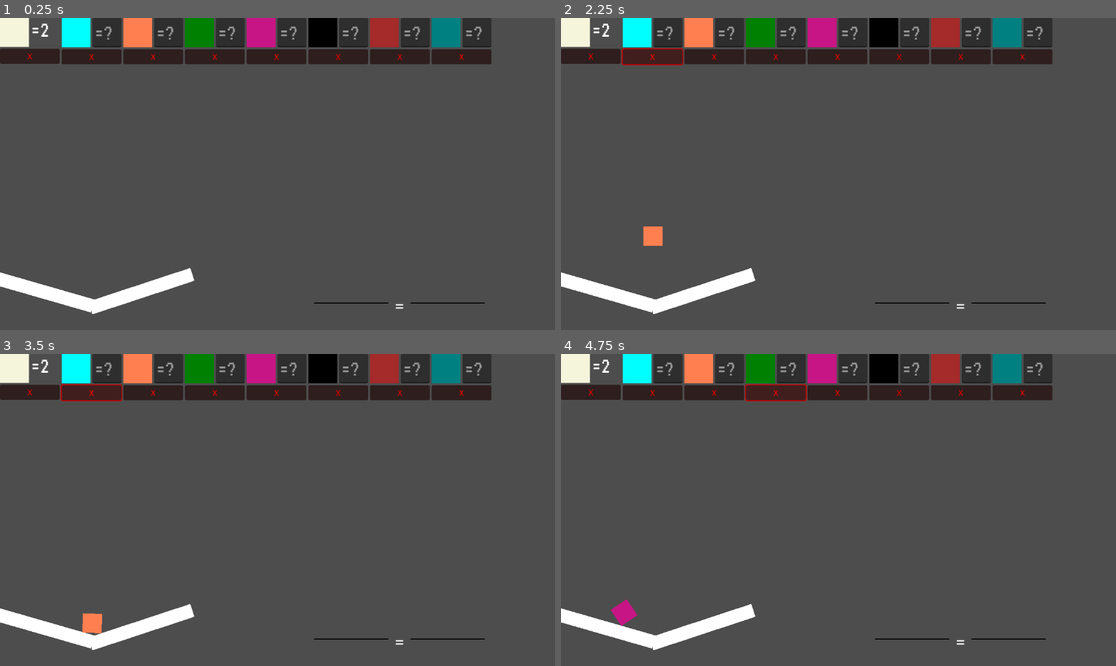
Above: before the commit, frames 1-4 (two rows, left to right).
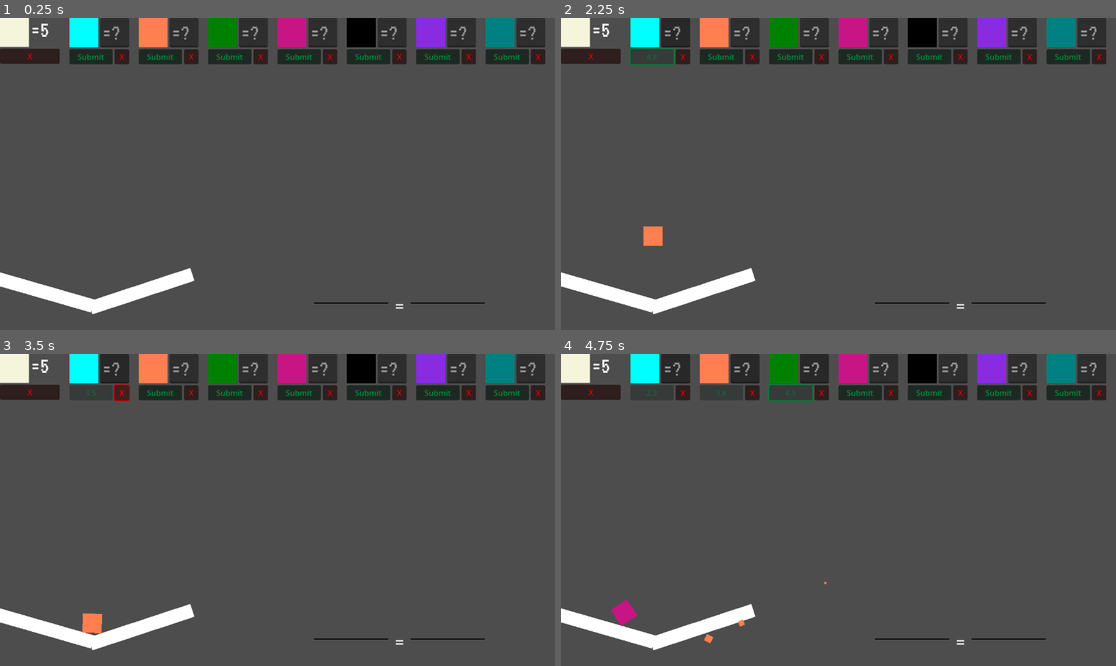
Above: after the commit, the same moments.

Repository: bjornarprytz/scale
Game: Godot game, scene res://main.tscn
Two runs of this game, one before a commit and one after it. Both use one fixed random seed, a clock stepped at 60 frames per second and the inputs below.
Inputs (mouse positions are in pixels of both pictures, inside the frame that each line leads up to):
- Up to frame 1 (0.25 s): no input
- Up to frame 2 (2.25 s): click (666, 33) at 0.52 s; type "Alex" at 0.6 s; click "X" at 1.25 s; click (649, 55) at 2 s, where only the run after the commit has a clickable "Submit"
- Up to frame 3 (3.5 s): click "X" at 2.75 s
- Up to frame 4 (4.75 s): click (721, 391) at 3.5 s, where only the run after the commit has a clickable "Submit"; click (788, 391) at 4.25 s, where only the run after the commit has a clickable "Submit"

The runs differ from the first frame. In frame 1, 8.1% of the frame differs, in the area x 7-99%, y 0-15%; in frame 2, 8.5%; in frame 3, 8.5%; in frame 4, 9.2%, in the area x 7-99%, y 0-93%.

Commit message:
Some improvements

Diff:
--- a/src/autoload/autoload.gd
+++ b/src/autoload/autoload.gd
@@ -11,7 +11,7 @@
 	Color.WEB_GREEN,
 	Color.MEDIUM_VIOLET_RED,
 	Color.BLACK,
-	Color.BROWN,
+	Color.BLUE_VIOLET,
 	Color.TEAL,
 	Color.BEIGE
 ]
@@ -26,9 +26,12 @@
 		while (chosen_weights.find(w) != -1):
 			w = randi_range(1, 12)
 
+		chosen_weights.push_back(w)
+
 		var kind = ElementCube.Kind.new()
 		kind.color = c
 		kind.weight = w
+		kind.stability = randi_range(15, 30)
 
 		kinds.push_back(kind)
 
--- a/src/main.tscn
+++ b/src/main.tscn
@@ -34,7 +34,6 @@
 [node name="CollisionShape2D" type="CollisionShape2D" parent="Bowl/Left"]
 position = Vector2(272.008, 570.35)
 rotation = -0.313195
-scale = Vector2(1, 1)
 shape = SubResource("RectangleShape2D_3odtk")
 
 [node name="ColorRect" type="ColorRect" parent="Bowl"]
@@ -71,4 +70,5 @@
 anchor_bottom = 1.0
 grow_horizontal = 2
 grow_vertical = 2
+theme_override_constants/h_separation = 20
 columns = 8
--- a/src/things/answer.gd
+++ b/src/things/answer.gd
@@ -1,15 +1,39 @@
 extends VBoxContainer
 
 
-var my_kind
+var my_kind : ElementCube.Kind
+
 @onready var text_edit : TextEdit = $H/TextEdit
+@onready var submit : Button = $H2/Submit
+@onready var clear : Button = $H2/Clear
 
 func _ready() -> void:
-	$Button.button_down.connect(_click)
+	clear.button_down.connect(_clear)
+	submit.button_down.connect(_submit)
 	text_edit.text_changed.connect(_guard_text)
 
-func _click():
+func _clear():
 	Autoload.purge.emit(my_kind)
+
+func _submit():
+	text_edit.editable = false
+	submit.disabled = true
+
+	if (my_kind.weight == int(text_edit.text)):
+		submit.text = "Solved!"
+	else:
+		Autoload.purge.emit(my_kind)
+
+		var tween = create_tween()
+		tween.tween_method(_set_submit_text_countdown, 5.0, 0.0, 5.0)
+		await tween.finished
+
+		text_edit.editable = true
+		submit.disabled = false
+		submit.text = "Submit"
+
+func _set_submit_text_countdown(t: float):
+	submit.text = "%0.1f" % t
 
 func _guard_text():
 	var final_text = ""
@@ -28,12 +52,6 @@
 	text_edit.text = final_text
 	text_edit.set_caret_column(final_text.length())
 
-	if (my_kind.weight == int(final_text)):
-		$Button.modulate = Color.GREEN
-		$Button.text = ":)"
-		$Button.button_down.disconnect(_click)
-		text_edit.editable = false
-
 func set_kind(kind: ElementCube.Kind):
 	$H/ColorRect.color = kind.color
 	my_kind = kind
--- a/src/things/answer.tscn
+++ b/src/things/answer.tscn
@@ -25,7 +25,17 @@
 placeholder_text = "=?"
 scroll_fit_content_height = true
 
-[node name="Button" type="Button" parent="."]
+[node name="H2" type="HBoxContainer" parent="."]
+layout_mode = 2
+
+[node name="Submit" type="Button" parent="H2"]
+modulate = Color(0, 0.643137, 0.270588, 1)
+custom_minimum_size = Vector2(30, 0)
+layout_mode = 2
+size_flags_horizontal = 3
+text = "Submit"
+
+[node name="Clear" type="Button" parent="H2"]
 modulate = Color(1, 0, 0, 1)
 custom_minimum_size = Vector2(30, 0)
 layout_mode = 2
--- a/src/things/cube.gd
+++ b/src/things/cube.gd
@@ -4,6 +4,7 @@
 class Kind:
 	var color : Color
 	var weight : int
+	var stability : int
 
 @export var damageMultiplier = 0.1  # You can adjust this value to control the damage
 
--- a/src/things/cube.tscn
+++ b/src/things/cube.tscn
@@ -7,7 +7,7 @@
 
 [node name="Cube" type="RigidBody2D"]
 input_pickable = true
-max_contacts_reported = 2
+max_contacts_reported = 8
 contact_monitor = true
 script = ExtResource("1_talj7")
 
@@ -25,7 +25,7 @@
 position = Vector2(-20, -20)
 scale = Vector2(2.5, 2.5)
 emitting = false
-amount = 690
+amount = 69
 lifetime = 2.0
 one_shot = true
 explosiveness = 1.0
@@ -35,11 +35,13 @@
 direction = Vector2(0, -1)
 spread = 180.0
 initial_velocity_min = 100.0
-initial_velocity_max = 200.0
+initial_velocity_max = 300.0
+angular_velocity_min = -50.0
+angular_velocity_max = 50.0
 damping_min = 20.0
 damping_max = 50.0
 scale_amount_min = 2.0
-scale_amount_max = 5.0
+scale_amount_max = 20.0
 
 [connection signal="body_entered" from="." to="." method="_on_RigidBody2D_body_entered"]
 [connection signal="mouse_entered" from="." to="." method="_on_mouse_entered"]
--- a/src/things/scale.tscn
+++ b/src/things/scale.tscn
@@ -4,6 +4,7 @@
 [ext_resource type="Script" path="res://things/scale.gd" id="1_swjbf"]
 
 [sub_resource type="SystemFont" id="SystemFont_o56m1"]
+subpixel_positioning = 0
 
 [sub_resource type="Theme" id="Theme_8b5lr"]
 default_font = SubResource("SystemFont_o56m1")
Not shown, changed: readme.md
